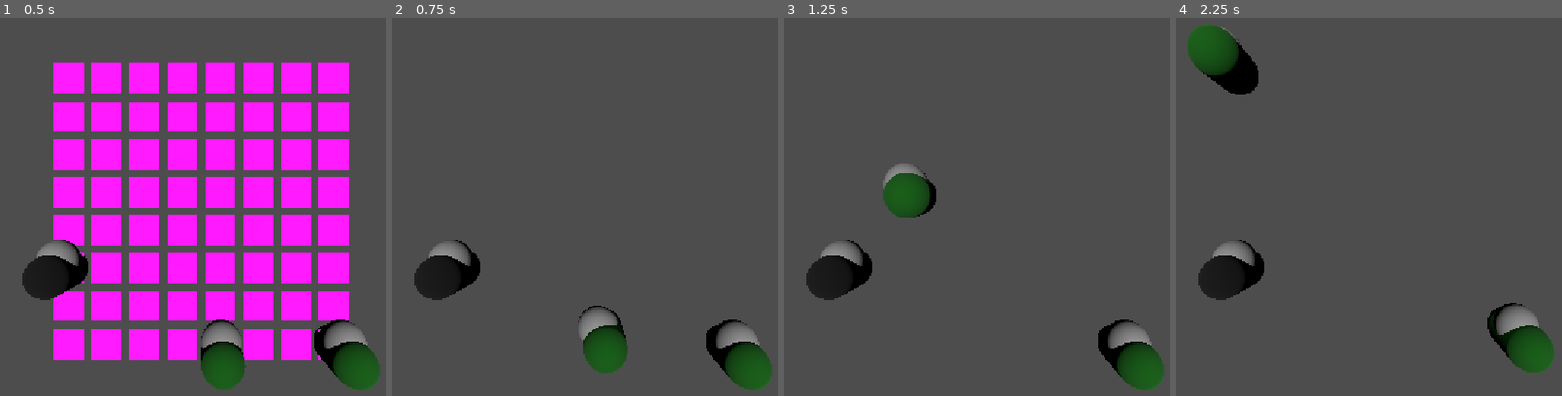
Above: before the commit, frames 1-4 (left to right).
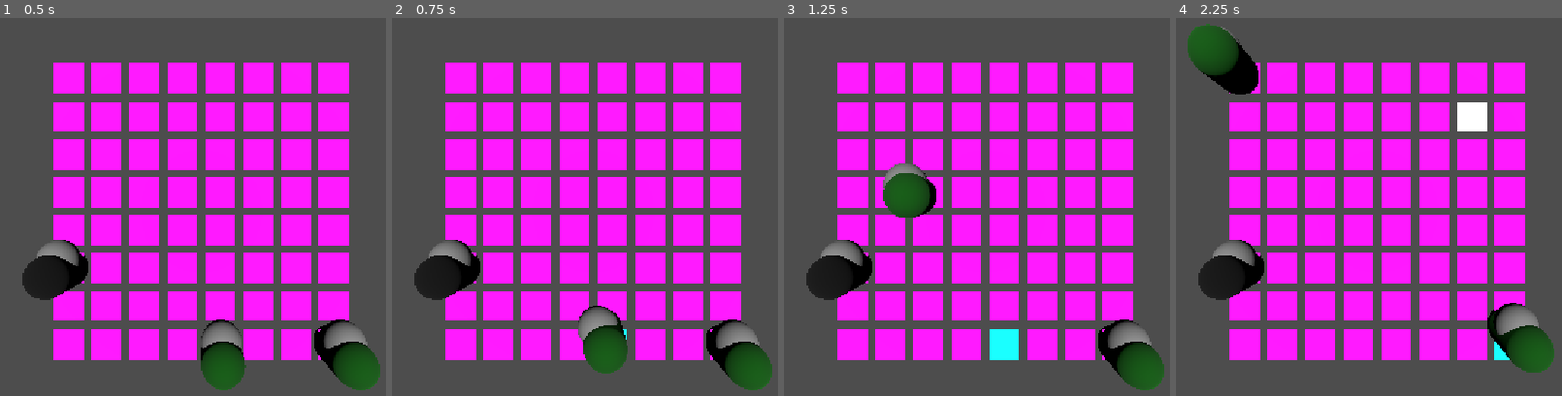
Above: after the commit, the same moments.

Repository: PanKibli0/PRO_grafika
Game: Godot game, scene res://battle.tscn
Same seed, same stepped clock (60 frames per second), same inputs: the game is played once before the commit and once after it.
Inputs (mouse positions are in pixels of both pictures, inside the frame that each line leads up to):
- Up to frame 1 (0.5 s): no input
- Up to frame 2 (0.75 s): tap Enter at 0.5 s; move the mouse to (762, 188) at 0.52 s; click (762, 188) at 0.67 s
- Up to frame 3 (1.25 s): no input
- Up to frame 4 (2.25 s): move the mouse to (1222, 233) at 1.27 s; click (1222, 233) at 1.42 s; tap Space at 2 s; move the mouse to (1453, 116) at 2.02 s; click (1453, 116) at 2.17 s

Frame 1 is identical in both runs. In frame 2, 38% of the frame differs, in the area x 13-91%, y 11-91%; in frame 3, 38%; in frame 4, 38%.

Commit message:
poprawka grid

Diff:
--- a/battle.tscn
+++ b/battle.tscn
@@ -1,58 +1,13 @@
-[gd_scene load_steps=16 format=3 uid="uid://gioqd05hgd0g"]
+[gd_scene load_steps=9 format=3 uid="uid://gioqd05hgd0g"]
 
 [ext_resource type="Script" uid="uid://fkkqunly1lwo" path="res://grid_map.gd" id="1_ip7xm"]
+[ext_resource type="MeshLibrary" uid="uid://dp5mwa4qff5ye" path="res://grid_mesh.tres" id="1_mhv3b"]
 [ext_resource type="Script" uid="uid://c5jjg114m8suk" path="res://camera_3d.gd" id="2_oxp8w"]
 [ext_resource type="PackedScene" uid="uid://bq2ur7tssc2y3" path="res://units/unit.tscn" id="3_7sfm4"]
 [ext_resource type="Script" uid="uid://cwjc26o4o80ou" path="res://units/units_controller.gd" id="4_6t8i5"]
 [ext_resource type="Script" uid="uid://dp6upvyfg4eqi" path="res://mouse_controller.gd" id="4_i431l"]
 [ext_resource type="Resource" uid="uid://colnyx772mev4" path="res://units/Faction1/knight.tres" id="6_0npn6"]
 [ext_resource type="Resource" uid="uid://bs3x3pt3d36gx" path="res://units/Faction1/peasant.tres" id="7_0npn6"]
-
-[sub_resource type="StandardMaterial3D" id="StandardMaterial3D_w7wwj"]
-albedo_color = Color(1, 0, 1, 0.564706)
-
-[sub_resource type="PlaneMesh" id="PlaneMesh_ip7xm"]
-material = SubResource("StandardMaterial3D_w7wwj")
-size = Vector2(0.8, 0.8)
-
-[sub_resource type="BoxShape3D" id="BoxShape3D_oxp8w"]
-size = Vector3(1, 0.1, 1)
-
-[sub_resource type="StandardMaterial3D" id="StandardMaterial3D_oxp8w"]
-
-[sub_resource type="PlaneMesh" id="PlaneMesh_7sfm4"]
-material = SubResource("StandardMaterial3D_oxp8w")
-size = Vector2(0.8, 0.8)
-
-[sub_resource type="StandardMaterial3D" id="StandardMaterial3D_0npn6"]
-albedo_color = Color(0, 1, 1, 1)
-
-[sub_resource type="PlaneMesh" id="PlaneMesh_mhv3b"]
-material = SubResource("StandardMaterial3D_0npn6")
-size = Vector2(0.8, 0.8)
-
-[sub_resource type="MeshLibrary" id="MeshLibrary_7sfm4"]
-item/0/name = ""
-item/0/mesh = SubResource("PlaneMesh_ip7xm")
-item/0/mesh_transform = Transform3D(1, 0, 0, 0, 1, 0, 0, 0, 1, 0, 0, 0)
-item/0/mesh_cast_shadow = 1
-item/0/shapes = [SubResource("BoxShape3D_oxp8w"), Transform3D(1, 0, 0, 0, 1, 0, 0, 0, 1, 0, 0, 0)]
-item/0/navigation_mesh_transform = Transform3D(1, 0, 0, 0, 1, 0, 0, 0, 1, 0, 0, 0)
-item/0/navigation_layers = 1
-item/1/name = ""
-item/1/mesh = SubResource("PlaneMesh_7sfm4")
-item/1/mesh_transform = Transform3D(1, 0, 0, 0, 1, 0, 0, 0, 1, 0, 0, 0)
-item/1/mesh_cast_shadow = 1
-item/1/shapes = []
-item/1/navigation_mesh_transform = Transform3D(1, 0, 0, 0, 1, 0, 0, 0, 1, 0, 0, 0)
-item/1/navigation_layers = 1
-item/2/name = ""
-item/2/mesh = SubResource("PlaneMesh_mhv3b")
-item/2/mesh_transform = Transform3D(1, 0, 0, 0, 1, 0, 0, 0, 1, 0, 0, 0)
-item/2/mesh_cast_shadow = 1
-item/2/shapes = []
-item/2/navigation_mesh_transform = Transform3D(1, 0, 0, 0, 1, 0, 0, 0, 1, 0, 0, 0)
-item/2/navigation_layers = 1
 
 [node name="Battle" type="Node3D"]
 
@@ -61,13 +16,9 @@
 
 [node name="Grid" type="GridMap" parent="."]
 unique_name_in_owner = true
-mesh_library = SubResource("MeshLibrary_7sfm4")
+mesh_library = ExtResource("1_mhv3b")
 cell_size = Vector3(1, 1, 1)
-data = {
-"cells": PackedInt32Array(0, 0, 131072, 65535, 65535, 131072, 65535, 0, 131072, 0, 65535, 131072, -65536, 0, 131072, -2, 0, 131072)
-}
 script = ExtResource("1_ip7xm")
-metadata/_editor_floor_ = Vector3(0, 0, 0)
 
 [node name="Camera" type="Camera3D" parent="."]
 unique_name_in_owner = true
--- a/grid_map.gd
+++ b/grid_map.gd
@@ -3,6 +3,10 @@
 @export var gridSize: int = 8
 
 func _ready():
+	var used_cells = get_used_cells()
+	for cell in used_cells:
+		print("Cell: ", cell)
+
 	for x in range(gridSize):
 		for z in range(gridSize):
 			set_cell_item(Vector3i(x,0,z), 0)
--- /dev/null
+++ b/grid_mesh.tres
@@ -0,0 +1,47 @@
+[gd_resource type="MeshLibrary" load_steps=8 format=3 uid="uid://dp5mwa4qff5ye"]
+
+[sub_resource type="StandardMaterial3D" id="StandardMaterial3D_w7wwj"]
+albedo_color = Color(1, 0, 1, 0.564706)
+
+[sub_resource type="PlaneMesh" id="PlaneMesh_ip7xm"]
+material = SubResource("StandardMaterial3D_w7wwj")
+size = Vector2(0.8, 0.8)
+
+[sub_resource type="BoxShape3D" id="BoxShape3D_oxp8w"]
+size = Vector3(1, 0.1, 1)
+
+[sub_resource type="StandardMaterial3D" id="StandardMaterial3D_oxp8w"]
+
+[sub_resource type="PlaneMesh" id="PlaneMesh_7sfm4"]
+material = SubResource("StandardMaterial3D_oxp8w")
+size = Vector2(0.8, 0.8)
+
+[sub_resource type="StandardMaterial3D" id="StandardMaterial3D_0npn6"]
+albedo_color = Color(0, 1, 1, 1)
+
+[sub_resource type="PlaneMesh" id="PlaneMesh_mhv3b"]
+material = SubResource("StandardMaterial3D_0npn6")
+size = Vector2(0.8, 0.8)
+
+[resource]
+item/0/name = ""
+item/0/mesh = SubResource("PlaneMesh_ip7xm")
+item/0/mesh_transform = Transform3D(1, 0, 0, 0, 1, 0, 0, 0, 1, 0, 0, 0)
+item/0/mesh_cast_shadow = 1
+item/0/shapes = [SubResource("BoxShape3D_oxp8w"), Transform3D(1, 0, 0, 0, 1, 0, 0, 0, 1, 0, 0, 0)]
+item/0/navigation_mesh_transform = Transform3D(1, 0, 0, 0, 1, 0, 0, 0, 1, 0, 0, 0)
+item/0/navigation_layers = 1
+item/1/name = ""
+item/1/mesh = SubResource("PlaneMesh_7sfm4")
+item/1/mesh_transform = Transform3D(1, 0, 0, 0, 1, 0, 0, 0, 1, 0, 0, 0)
+item/1/mesh_cast_shadow = 1
+item/1/shapes = []
+item/1/navigation_mesh_transform = Transform3D(1, 0, 0, 0, 1, 0, 0, 0, 1, 0, 0, 0)
+item/1/navigation_layers = 1
+item/2/name = ""
+item/2/mesh = SubResource("PlaneMesh_mhv3b")
+item/2/mesh_transform = Transform3D(1, 0, 0, 0, 1, 0, 0, 0, 1, 0, 0, 0)
+item/2/mesh_cast_shadow = 1
+item/2/shapes = []
+item/2/navigation_mesh_transform = Transform3D(1, 0, 0, 0, 1, 0, 0, 0, 1, 0, 0, 0)
+item/2/navigation_layers = 1
--- a/mouse_controller.gd
+++ b/mouse_controller.gd
@@ -17,7 +17,7 @@
 
 		if cell != Vector3i(unit.target_position):
 			unit.target_position = grid.map_to_local(cell)
-			grid.hide()
+
 
 func _get_tile_at_mouse_position(mouse_position) -> Vector3i:
 	var space_state = camera.get_world_3d().direct_space_state
--- a/units/units_controller.gd
+++ b/units/units_controller.gd
@@ -1,6 +1,6 @@
 extends Node
 
-@onready var units = %Units
+
 @onready var mouseController = %MouseController
 @onready var grid = %Grid
 
@@ -42,7 +42,6 @@
 func _change_active_unit():
 	_set_active_unit()
 
-
 	grid.set_cell_item(change_cell, 0)
 
 	active_unit_index = (active_unit_index + 1) % units_list.size()
@@ -50,7 +49,7 @@
 
 	change_cell = grid.local_to_map(units_list[active_unit_index].global_transform.origin)
 	grid.set_cell_item(change_cell, 2)
-	grid.show()
+
 
 func _set_active_unit():
 	for i in range(units_list.size()):
